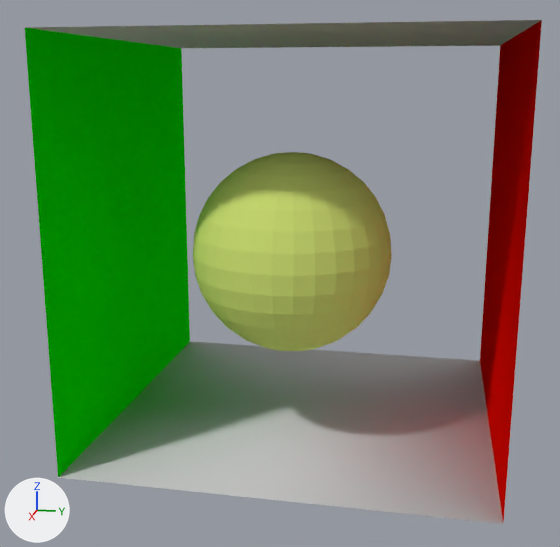
Two versions of the Blender file blender/CornellBoxDegraded.blend, one commit apart.
Both versions are drawn from a camera (50 mm lens) standing at (4.02, 0.66, 0.78) and looking at (0.08, -0.13, -0.2). Lighting does not change. The marker at lower left points along +X, +Y and +Z.
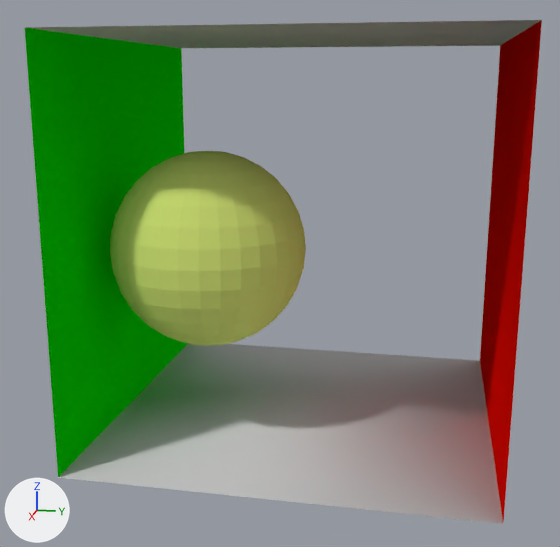
The edits, one by one:
Object 'Sphere' (ob_sphere) moves from (0.241, -0.038, -0.047) to (0.241, -0.474, -0.047).

Where the change shows, as pixel boxes [x1, y1, x2, y2] in the pictures (560 x 547 px):
'Sphere', moved: before [193, 152, 392, 351]; after [110, 151, 306, 346]
